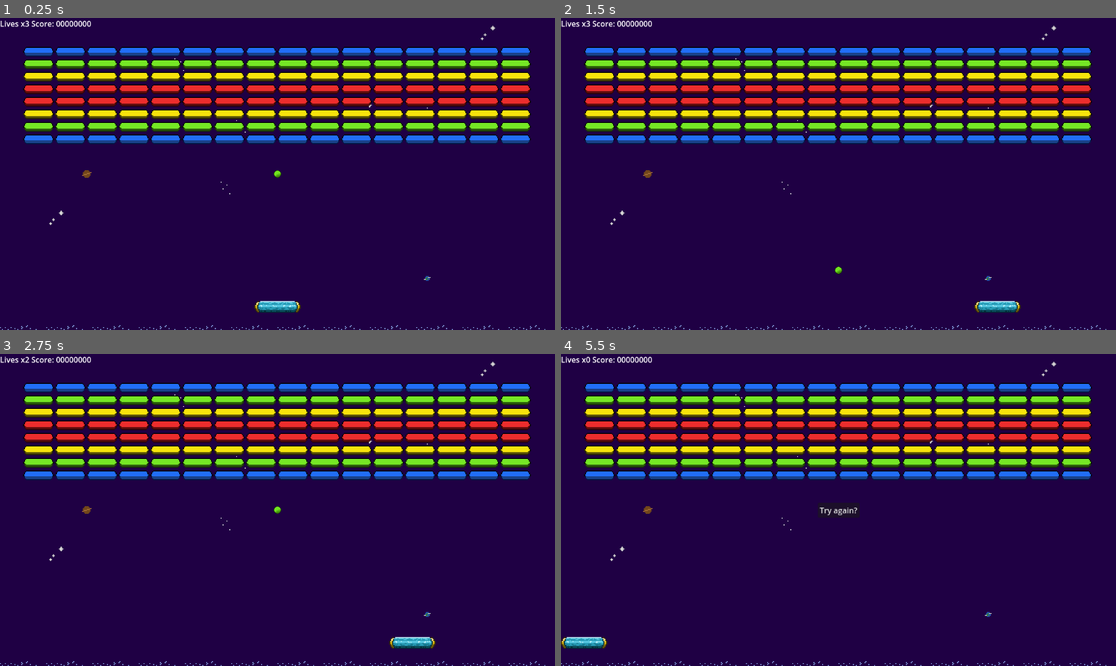
Above: before the commit, frames 1-4 (two rows, left to right).
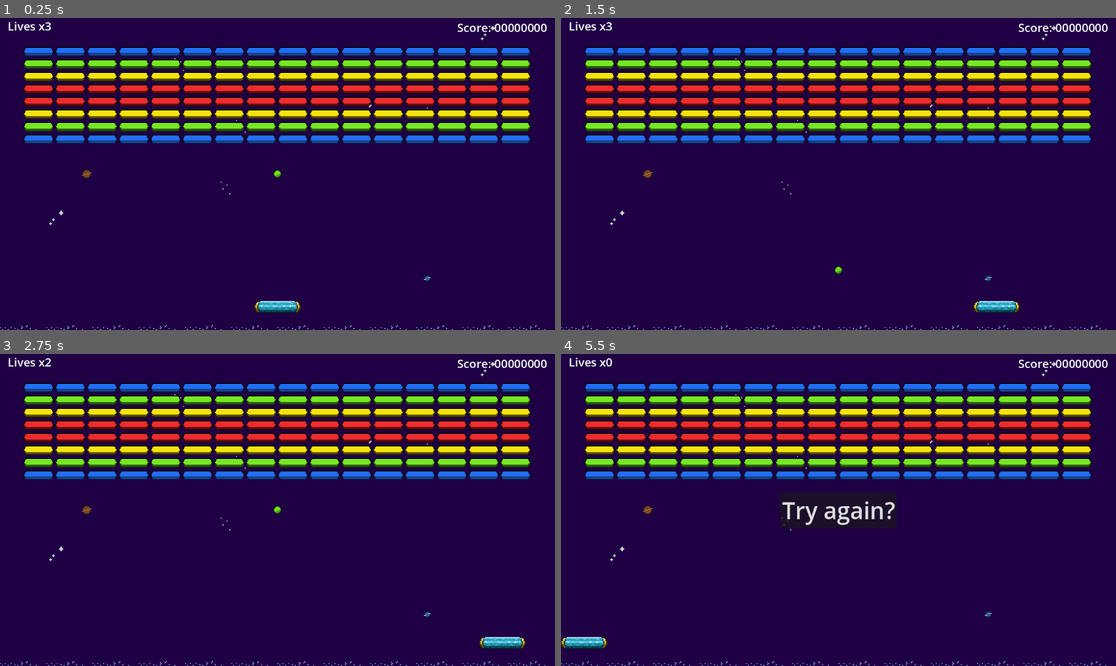
Above: after the commit, the same moments.

Repository: Hliceath/breakout
Game: Godot game, scene res://scenes/game.tscn
Two runs of this game, one before a commit and one after it. Both use one fixed random seed, a clock stepped at 60 frames per second and the inputs below.
Inputs:
- Up to frame 1 (0.25 s): no input
- Up to frame 2 (1.5 s): tap Enter at 0.5 s; hold Right (move_right) 0.53-1.28 s; hold Left (move_left) from 1.28 s (still down)
- Up to frame 3 (2.75 s): release Left (move_left) at 2.03 s; hold Right (move_right) from 2.03 s (still down)
- Up to frame 4 (5.5 s): tap Space at 3.5 s; release Right (move_right) at 3.53 s; hold Left (move_left) from 3.53 s (still down); tap Enter at 5 s

The runs differ from the first frame. In frame 1, 0.5% of the frame differs, in the area x 0-99%, y 0-5%; in frame 2, 0.6%; in frame 3, 1.1%; in frame 4, 2.7%, in the area x 0-99%, y 0-56%.

Commit message:
Add sounds and export of game

Diff:
--- /dev/null
+++ b/default_bus_layout.tres
@@ -0,0 +1,9 @@
+[gd_resource type="AudioBusLayout" format=3 uid="uid://tgfpikmlposl"]
+
+[resource]
+bus/1/name = &"SFX"
+bus/1/solo = false
+bus/1/mute = false
+bus/1/bypass_fx = false
+bus/1/volume_db = -4.003
+bus/1/send = &"Master"
--- a/scenes/ball.tscn
+++ b/scenes/ball.tscn
@@ -1,7 +1,8 @@
-[gd_scene load_steps=4 format=3 uid="uid://cykbfkbx02w2k"]
+[gd_scene load_steps=5 format=3 uid="uid://cykbfkbx02w2k"]
 
 [ext_resource type="Texture2D" uid="uid://ciq23jm21aj4u" path="res://assets/sprites/breakout_ball.png" id="1_7s4qf"]
 [ext_resource type="Script" uid="uid://bwcsjhliylv7t" path="res://scripts/ball.gd" id="1_cxlvu"]
+[ext_resource type="AudioStream" uid="uid://cpdjpmu5ji0nu" path="res://assets/sounds/ball_sfx.wav" id="3_f7cbr"]
 
 [sub_resource type="CircleShape2D" id="CircleShape2D_cxlvu"]
 radius = 4.12311
@@ -20,4 +21,8 @@
 [node name="Timer" type="Timer" parent="."]
 one_shot = true
 
+[node name="AudioStreamPlayer" type="AudioStreamPlayer" parent="."]
+stream = ExtResource("3_f7cbr")
+bus = &"SFX"
+
 [connection signal="timeout" from="Timer" to="." method="_on_timer_timeout"]
--- a/scenes/game.tscn
+++ b/scenes/game.tscn
@@ -570,18 +570,29 @@
 
 [node name="CanvasLayer" type="CanvasLayer" parent="Control"]
 
-[node name="HBoxContainer" type="HBoxContainer" parent="Control/CanvasLayer"]
-anchors_preset = 10
+[node name="LivesContainer" type="HBoxContainer" parent="Control/CanvasLayer"]
+offset_left = 16.0
+offset_right = 22.0
+offset_bottom = 34.0
+
+[node name="LivesLabel" type="Label" parent="Control/CanvasLayer/LivesContainer"]
+layout_mode = 2
+theme_override_font_sizes/font_size = 24
+
+[node name="ScoreContainer" type="HBoxContainer" parent="Control/CanvasLayer"]
+anchors_preset = 1
+anchor_left = 1.0
 anchor_right = 1.0
-grow_horizontal = 2
-
-[node name="LivesLabel" type="Label" parent="Control/CanvasLayer/HBoxContainer"]
+offset_left = -56.0
+offset_right = -16.0
+offset_bottom = 40.0
+grow_horizontal = 0
+
+[node name="ScoreLabel" type="Label" parent="Control/CanvasLayer/ScoreContainer"]
 layout_mode = 2
-
-[node name="ScoreLabel" type="Label" parent="Control/CanvasLayer/HBoxContainer"]
-layout_mode = 2
-
-[node name="HBoxContainer2" type="HBoxContainer" parent="Control/CanvasLayer"]
+theme_override_font_sizes/font_size = 24
+
+[node name="GameOverMenu" type="HBoxContainer" parent="Control/CanvasLayer"]
 anchors_preset = 8
 anchor_left = 0.5
 anchor_top = 0.5
@@ -590,9 +601,10 @@
 grow_horizontal = 2
 grow_vertical = 2
 
-[node name="TryAgainButton" type="Button" parent="Control/CanvasLayer/HBoxContainer2"]
+[node name="TryAgainButton" type="Button" parent="Control/CanvasLayer/GameOverMenu"]
 visible = false
 layout_mode = 2
+theme_override_font_sizes/font_size = 48
 text = "Try again?"
 
-[connection signal="pressed" from="Control/CanvasLayer/HBoxContainer2/TryAgainButton" to="GameManager" method="_on_try_again_button_pressed"]
+[connection signal="pressed" from="Control/CanvasLayer/GameOverMenu/TryAgainButton" to="GameManager" method="_on_try_again_button_pressed"]
--- a/scenes/killzone.tscn
+++ b/scenes/killzone.tscn
@@ -1,9 +1,15 @@
-[gd_scene load_steps=2 format=3 uid="uid://c5logsqik7pp8"]
+[gd_scene load_steps=3 format=3 uid="uid://c5logsqik7pp8"]
 
 [ext_resource type="Script" uid="uid://c4e78imalt0x8" path="res://scripts/killzone.gd" id="1_xlapc"]
+[ext_resource type="AudioStream" uid="uid://dlyvag58iykoq" path="res://assets/sounds/death_sfx.wav" id="2_kl8fp"]
 
 [node name="Killzone" type="Area2D"]
 collision_mask = 2
 script = ExtResource("1_xlapc")
 
+[node name="AudioStreamPlayer" type="AudioStreamPlayer" parent="."]
+stream = ExtResource("2_kl8fp")
+pitch_scale = 0.75
+bus = &"SFX"
+
 [connection signal="body_entered" from="." to="." method="_on_body_entered"]
--- a/scripts/ball.gd
+++ b/scripts/ball.gd
@@ -1,11 +1,12 @@
 extends CharacterBody2D
 
 
-const MAX_SPEED: float = 1.5
+const MAX_SPEED: float = 700.0
 var direction: Vector2
 @onready var center: Vector2 = get_viewport().get_camera_2d().get_screen_center_position()
 @onready var game_manager: Node = %GameManager
 @onready var timer: Timer = $Timer
+@onready var audio_stream_player: AudioStreamPlayer = $AudioStreamPlayer
 
 func _ready() -> void:
 	spawn()
@@ -15,18 +16,19 @@
 
 	if collision:
 		if (collision.get_collider().name == "Player"):
-			pass
+			audio_stream_player.pitch_scale = 1.5
+			audio_stream_player.play()
+		else:
+			audio_stream_player.pitch_scale = 1.0
+			audio_stream_player.play()
 
 		if (collision.get_collider().name.to_lower().begins_with("brick")):
 			collision.get_collider().queue_free()
-			print(collision.get_collider().name)
 			game_manager.update_score()
 
 		velocity = velocity.bounce(collision.get_normal())
-		print(velocity)
-		if (velocity.x < MAX_SPEED && velocity.y < MAX_SPEED):
-			velocity.x *= 1.1
-			velocity.y *= 1.1
+		if velocity.length() < MAX_SPEED:
+			velocity *= 1.03
 
 func spawn() -> void:
 	position = center
--- a/scripts/game_manager.gd
+++ b/scripts/game_manager.gd
@@ -1,14 +1,14 @@
 extends Node
 
 var score: int = 0
-var high_score: int = 0
 var lives: int = 3
+var score_multiplier: int = 1
 
 @onready var ball: CharacterBody2D = $"../Ball"
-@onready var score_label: Label = $"../Control/CanvasLayer/HBoxContainer/ScoreLabel"
-@onready var lives_label: Label = $"../Control/CanvasLayer/HBoxContainer/LivesLabel"
-@onready var try_again_button: Button = $"../Control/CanvasLayer/HBoxContainer2/TryAgainButton"
 @onready var player: CharacterBody2D = $"../Player"
+@onready var lives_label: Label = $"../Control/CanvasLayer/LivesContainer/LivesLabel"
+@onready var score_label: Label = $"../Control/CanvasLayer/ScoreContainer/ScoreLabel"
+@onready var try_again_button: Button = $"../Control/CanvasLayer/GameOverMenu/TryAgainButton"
 
 func _ready() -> void:
 	update_score_ui()
@@ -26,10 +26,7 @@
 		ball.spawn()
 
 func update_score() -> void:
-	score += 10
-	if score > high_score:
-		high_score = score
-
+	score += 10 * score_multiplier
 	update_score_ui()
 
 func update_score_ui() -> void:
@@ -38,6 +35,5 @@
 func update_score_lives() -> void:
 	lives_label.text = "Lives x" + str(lives)
 
-
 func _on_try_again_button_pressed() -> void:
 	get_tree().reload_current_scene()
--- a/scripts/killzone.gd
+++ b/scripts/killzone.gd
@@ -1,6 +1,8 @@
 extends Area2D
 
 @onready var game_manager: Node = %GameManager
+@onready var audio_stream_player: AudioStreamPlayer = $AudioStreamPlayer
 
 func _on_body_entered(body: Node2D) -> void:
 	game_manager.reset_ball()
+	audio_stream_player.play()
--- a/scripts/player.gd
+++ b/scripts/player.gd
@@ -1,11 +1,11 @@
 extends CharacterBody2D
 
 
-const SPEED = 300.0
+const SPEED = 500.0
 @onready var initial_spawn: Vector2 = Vector2(position.x, position.y)
 
 func _physics_process(delta: float) -> void:
-	var direction: float = Input.get_axis("ui_left", "ui_right")
+	var direction: float = Input.get_axis("move_left", "move_right")
 
 	if direction:
 		velocity.x = direction * SPEED
Not shown, added: assets/sounds/ball_sfx.wav.import
Not shown, added: assets/sounds/death_sfx.wav.import
Not shown, added: export_presets.cfg
Not shown, added: assets/sounds/ball_sfx.wav
Not shown, added: assets/sounds/death_sfx.wav
